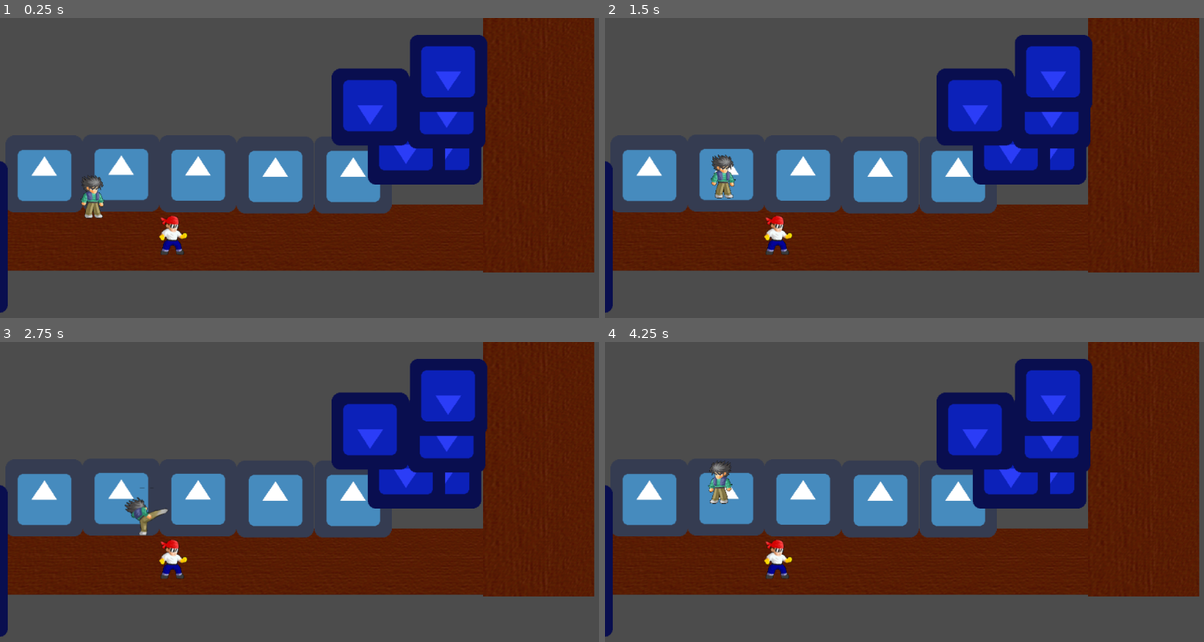
Above: before the commit, frames 1-4 (two rows, left to right).
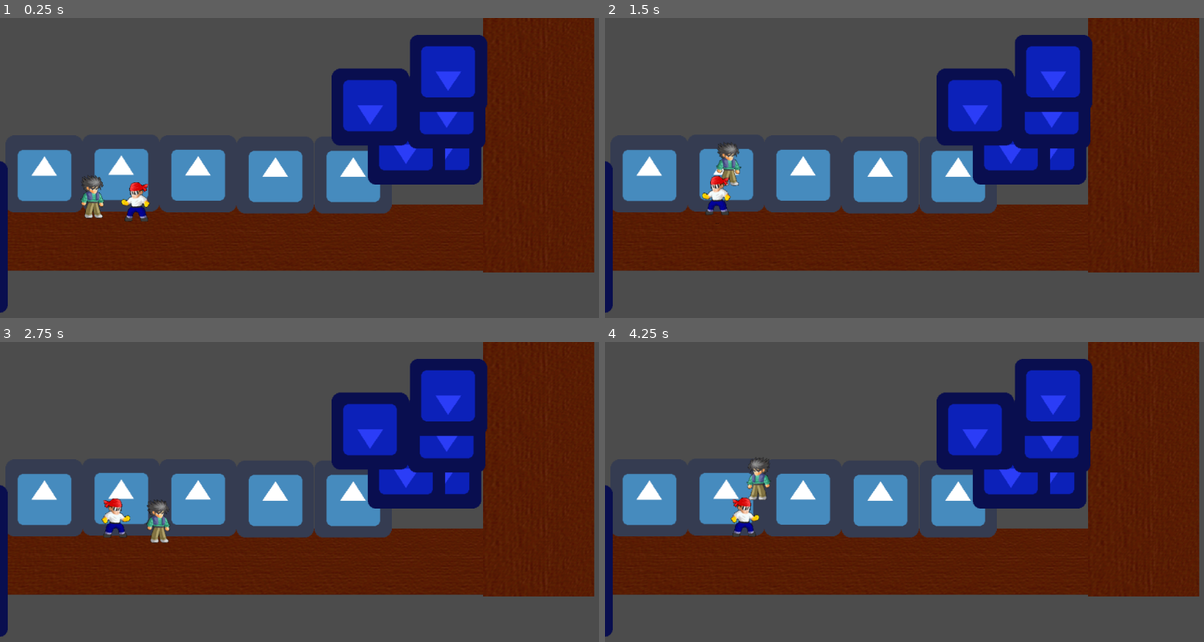
Above: after the commit, the same moments.

Repository: Anatolij-Grigorjev/Godot32dBeatemUpTest
Game: Godot game, scene res://stages/test/test_stage.tscn
The game is run twice, just before and just after one commit, with the same random seed, the same clock (stepped at 60 frames per second) and the same inputs. The project has no main scene, so this scene is started directly. The engine's default icon, where the game draws it, is replaced by a stand-in: a white triangle on a blue panel in a dark square.
Inputs:
- Up to frame 1 (0.25 s): no input
- Up to frame 2 (1.5 s): hold D (move_right) 0.53-1.28 s; tap , (attack1) at 0.6 s; tap Space (jump) at 0.77, 1.07 s; tap ' (attack2) at 0.8, 1.35 s; hold S (move_down) from 1.28 s (still down)
- Up to frame 3 (2.75 s): tap Space (jump) at 1.52, 1.55, 1.82, 2.1 s; release S (move_down) at 2.03 s; hold D (move_right) from 2.03 s (still down); tap , (attack1) at 2.3 s
- Up to frame 4 (4.25 s): release D (move_right) at 2.78 s; hold W (move_up) 2.78-3.53 s; tap , (attack1) at 2.85 s; tap Space (jump) at 3.02, 3.32, 3.77, 3.8, 4.07 s; tap ' (attack2) at 3.05, 3.6 s; hold A (move_left) from 3.53 s (still down)

The runs differ from the first frame. In frame 1, 0.7% of the frame differs, in the area x 20-32%, y 54-79%; in frame 2, 1.2%; in frame 3, 1.4%; in frame 4, 1.5%, in the area x 17-32%, y 38-79%.

Commit message:
add initial actual hit interaction with enemy

Diff:
--- a/game/characters/ai_follow_char_move.gd
+++ b/game/characters/ai_follow_char_move.gd
@@ -1,6 +1,6 @@
 extends "char_move.gd"
 
-const DISTANCE_TO_PLAYER = 100
+const DISTANCE_TO_PLAYER = 50
 const DISTANCE_DEADZONE = 25
 const MAX_JUMP_COOLDOWN = 5.0
 
@@ -15,11 +15,15 @@
 	air_layer = C.LAYERS_ENEMY_AIR
 	siding_change_speed = 6
 	sprite = $sprite
+	add_to_group(C.ONSCREEN_ENEMIES_GROUP)
 	pass
 
 func finish_jump():
 	.finish_jump()
 	current_jump_cooldown = MAX_JUMP_COOLDOWN
+
+func can_be_hit():
+	return true
 
 func _physics_process(delta):
 	._physics_process(delta)
--- a/game/characters/bandit/bandit.tscn
+++ b/game/characters/bandit/bandit.tscn
@@ -1,6 +1,7 @@
-[gd_scene load_steps=3 format=2]
+[gd_scene load_steps=4 format=2]
 
-[ext_resource path="res://characters/bandit/bandit_0.png" type="Texture" id=1]
+[ext_resource path="res://characters/ai_follow_char_move.gd" type="Script" id=1]
+[ext_resource path="res://characters/bandit/bandit_0.png" type="Texture" id=2]
 
 [sub_resource type="CapsuleShape2D" id=1]
 
@@ -14,11 +15,17 @@
 collision_layer = 8
 collision_mask = 3
 collision/safe_margin = 0.08
+script = ExtResource( 1 )
 _sections_unfolded = [ "Collision", "collision" ]
+speed = 0
+peak_jump_height = 0
+jump_strength = 0
+max_jump_ascend_time = 0
+siding_change_speed = 0
 
 [node name="sprite" type="Sprite" parent="." index="0"]
 
-texture = ExtResource( 1 )
+texture = ExtResource( 2 )
 vframes = 6
 hframes = 10
 _sections_unfolded = [ "Animation" ]
--- a/game/characters/char_move.gd
+++ b/game/characters/char_move.gd
@@ -30,6 +30,9 @@
 
 func get_jump_input():
 	pass
+
+func can_be_hit():
+	return false
 
 func finish_jump():
 	current_jump_ascend_time = 0
--- a/game/characters/dennis/chain_moves/chain_move_a1_1.gd
+++ b/game/characters/dennis/chain_moves/chain_move_a1_1.gd
@@ -9,3 +9,10 @@
 	hitbox_active_from_sec = 0.3
 	hitbox_active_time_sec = 0.6
 	next_chain_a1 = $dennis_cmr_a1_2
+	hitbox_rect_size = Vector2(58, 40)
+	hitbox_rect_offset = Vector2(-7, -18)
+	z_radius = 15
+
+func perform_enemy_hit(enemy_node):
+	print("attack1_1 hit %s" % enemy_node)
+	pass
--- a/game/characters/dennis/chain_moves/chain_move_a1_1.tscn
+++ b/game/characters/dennis/chain_moves/chain_move_a1_1.tscn
@@ -4,7 +4,7 @@
 [ext_resource path="res://characters/dennis/chain_moves/chain_move_a1_2.tscn" type="PackedScene" id=2]
 [ext_resource path="res://characters/dennis/dennis_0.png" type="Texture" id=3]
 
-[node name="dennis_cmr_a1_1" type="Node2D" index="0"]
+[node name="dennis_cmr_a1_1" type="Node2D"]
 
 script = ExtResource( 1 )
 
@@ -39,3 +39,23 @@
 wait_time = 1.0
 one_shot = false
 autostart = false
+
+[node name="ColorRect" type="ColorRect" parent="." index="5"]
+
+visible = false
+anchor_left = 0.0
+anchor_top = 0.0
+anchor_right = 0.0
+anchor_bottom = 0.0
+margin_left = -7.0
+margin_top = -18.0
+margin_right = 51.0
+margin_bottom = 22.0
+rect_pivot_offset = Vector2( 0, 0 )
+rect_clip_content = false
+mouse_filter = 0
+mouse_default_cursor_shape = 0
+size_flags_horizontal = 1
+size_flags_vertical = 1
+color = Color( 1, 1, 1, 0.294118 )
+_sections_unfolded = [ "Rect" ]
--- a/game/characters/hitbox_abstract_chain_move.gd
+++ b/game/characters/hitbox_abstract_chain_move.gd
@@ -20,11 +20,8 @@
 	if (hitbox_active_from_sec != null and before_hitbox_timer != null):
 		before_hitbox_timer.wait_time = hitbox_active_from_sec
 		before_hitbox_timer.one_shot = true
-		before_hitbox_timer.start()
+		before_hitbox_timer.stop()
 		before_hitbox_timer.connect("timeout", self, "activate_hitbox")
-	else:
-		#if no start timer activate immediately
-		activate_hitbox()
 
 	#if no end timer, stop at move end
 	if (hitbox_active_time_sec != null and during_hitbox_timer != null):
@@ -37,6 +34,13 @@
 #overrid this for vars setting
 func init_vars_and_hb_time():
 	pass
+
+func begin(char_animator):
+	.begin(char_animator)
+	if (before_hitbox_timer != null):
+		before_hitbox_timer.start()
+	else:
+		activate_hitbox()
 
 func reset_move_vars():
 	.reset_move_vars()
@@ -55,17 +59,17 @@
 		during_hitbox_timer.stop()
 
 
-func _progress(delta):
+func _process(delta):
 	var char_z
 	if (hitbox_enabled and char_root.is_attacking):
 		var onscreen_enemies = get_tree().get_nodes_in_group(C.ONSCREEN_ENEMIES_GROUP)
 		if (not onscreen_enemies.empty()):
-			char_z = F.char_actual_Z(char_root)
+			char_z = F.char_actual_z(char_root)
 		for enemy in onscreen_enemies:
 			#skip enemies that cant be hit (due to receiving hit, dying, etc)
 			if (not enemy.can_be_hit()):
 				continue
-			var enemy_z = F.char_actual_Z(enemy)
+			var enemy_z = F.char_actual_z(enemy)
 
 			if (F.val_in_target_radius(char_z, enemy_z, z_radius)):
 				#check hit
@@ -77,7 +81,7 @@
 					perform_enemy_hit(enemy)
 
 	#do move input checks for future moves
-	._progress(delta)
+	._process(delta)
 
 func perform_enemy_hit(enemy_node):
 	pass
--- a/game/globals/global_functions.gd
+++ b/game/globals/global_functions.gd
@@ -17,7 +17,7 @@
 
 #get character position z coordinate, respecting jump
 #z depends on air/ground and coefficient
-func char_actual_Z(char_node):
+func char_actual_z(char_node):
 	var char_position = char_node.position
 	#take current y if character is on the ground
 	#if they jump y depends on where they jumped from
--- a/game/stages/test/test_stage.tscn
+++ b/game/stages/test/test_stage.tscn
@@ -7,7 +7,7 @@
 [ext_resource path="res://stages/test/test_vert_path_block.tscn" type="PackedScene" id=5]
 [ext_resource path="res://characters/bandit/bandit.tscn" type="PackedScene" id=6]
 
-[node name="root" type="Node2D"]
+[node name="root" type="Node2D" index="0"]
 
 position = Vector2( 10.0037, 272.902 )
 
